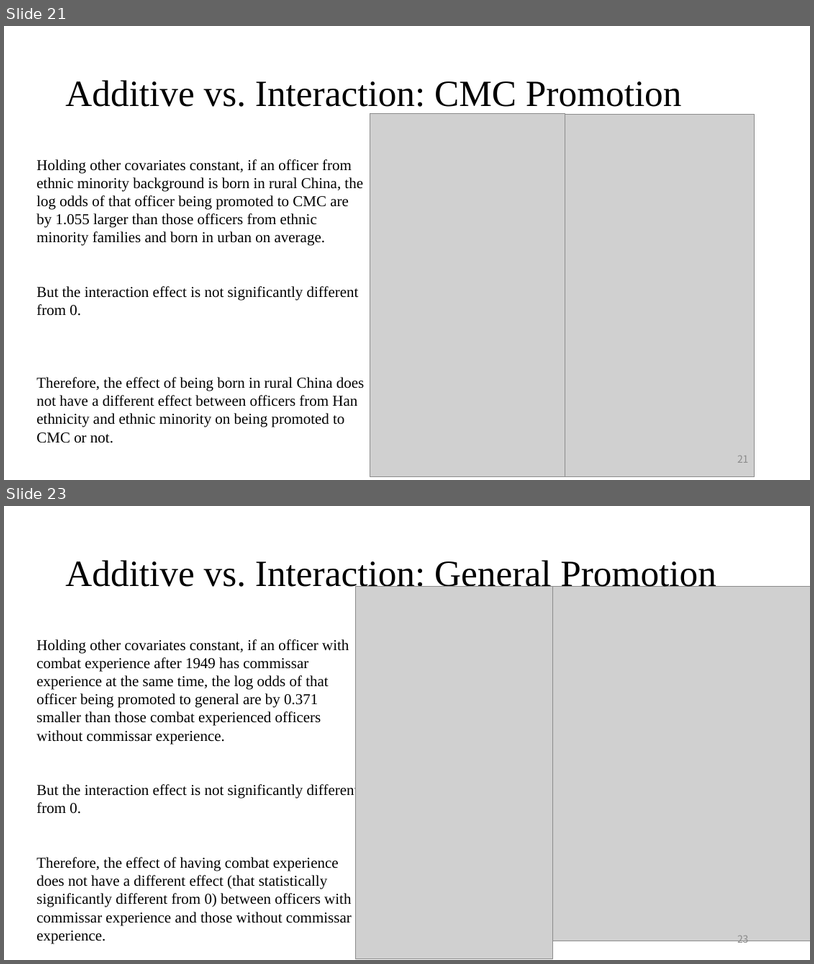
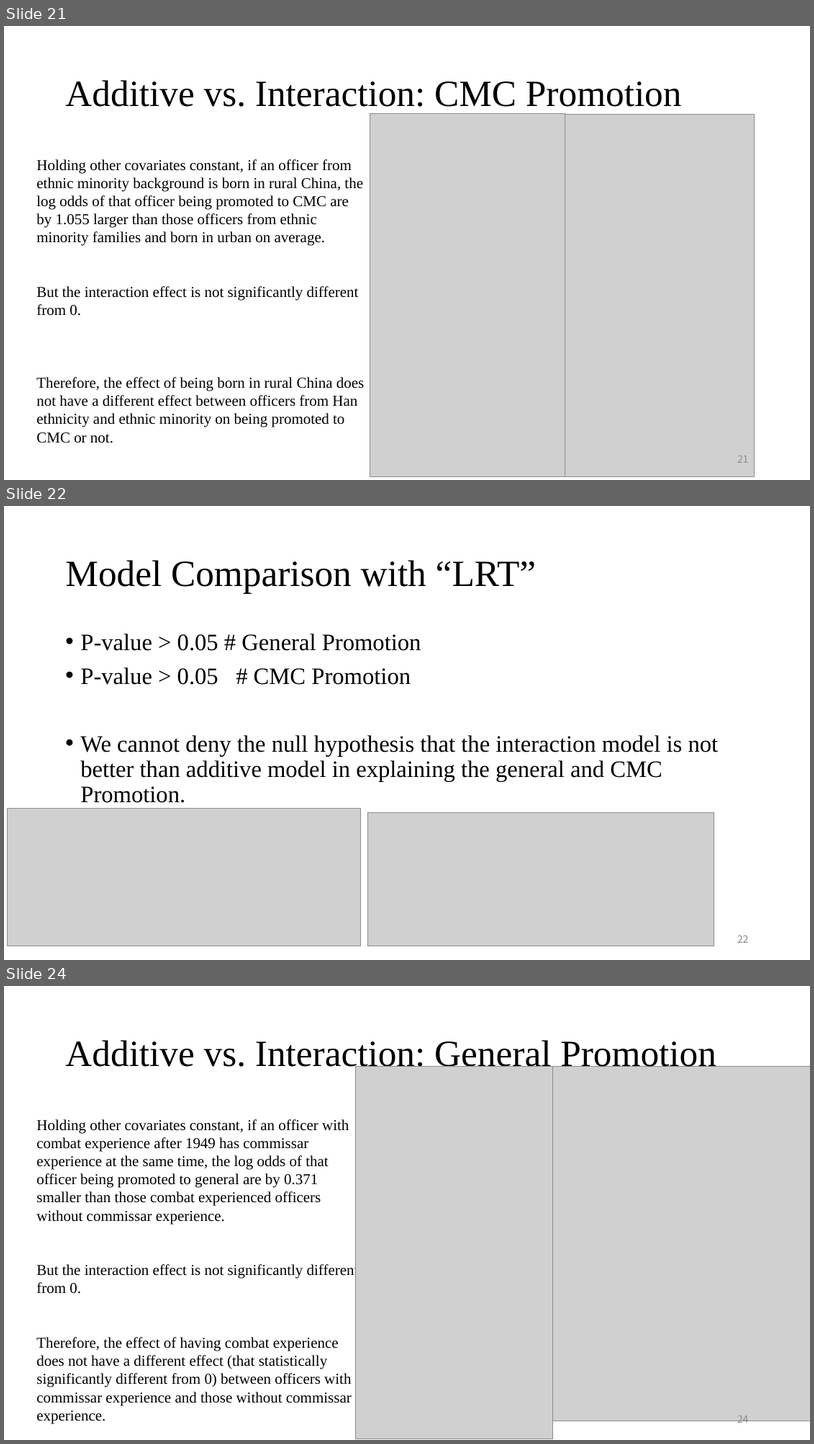
Before and after one commit to CaesarCoder/StatsII_Spring2023, a slide deck: Replication Project/Replication_Tianxin_Zhang_21352232.pptx. Shown one above the other, each under a label of ours: slides 21 and 23 before the commit, slides 21, 22 and 24 after it; the slides between them are not shown. The pictures are 814x964 and 814x1444 pixels, drawn with LibreOffice and Linux fonts; fonts in the diff are those of the drawing; grey boxes stand for pictures. Boxes give left, top, right and bottom in pixels: in the first picture for what was removed or moved away, otherwise in the second. Text is boxed around its words. In the diff, an @@ line names an element or a change of style, - is before the commit and + after.

```diff
--- a/Replication Project/Replication_Tianxin_Zhang_21352232.pptx
+++ b/Replication Project/Replication_Tianxin_Zhang_21352232.pptx
@@ slide 22 added at [4, 506, 810, 960], background #FFFFFF @@
@@ title added at [65, 560, 536, 593], 44 pt, text #000000 @@
+Model Comparison with “LRT”
@@ text added at [80, 633, 719, 803], 28 pt, text #000000 @@
+• P-value > 0.05 # General Promotion
+• P-value > 0.05 # CMC Promotion
+• We cannot deny the null hypothesis that the interaction model is not better than additive model in explaining the general and CMC Promotion.
@@ picture added at [7, 808, 360, 946] @@
@@ picture added at [368, 813, 714, 946] @@
@@ page number added at [738, 934, 749, 942], 12 pt, text #8C8C8C @@
+22
@@ what was slide 23 is now slide 24 @@
@@ page number at [738, 1415, 749, 1425]: text changed @@
-23
+24
```
Also in this commit, not shown: 6 slides changed, 2 other slides added, 7 other files.
